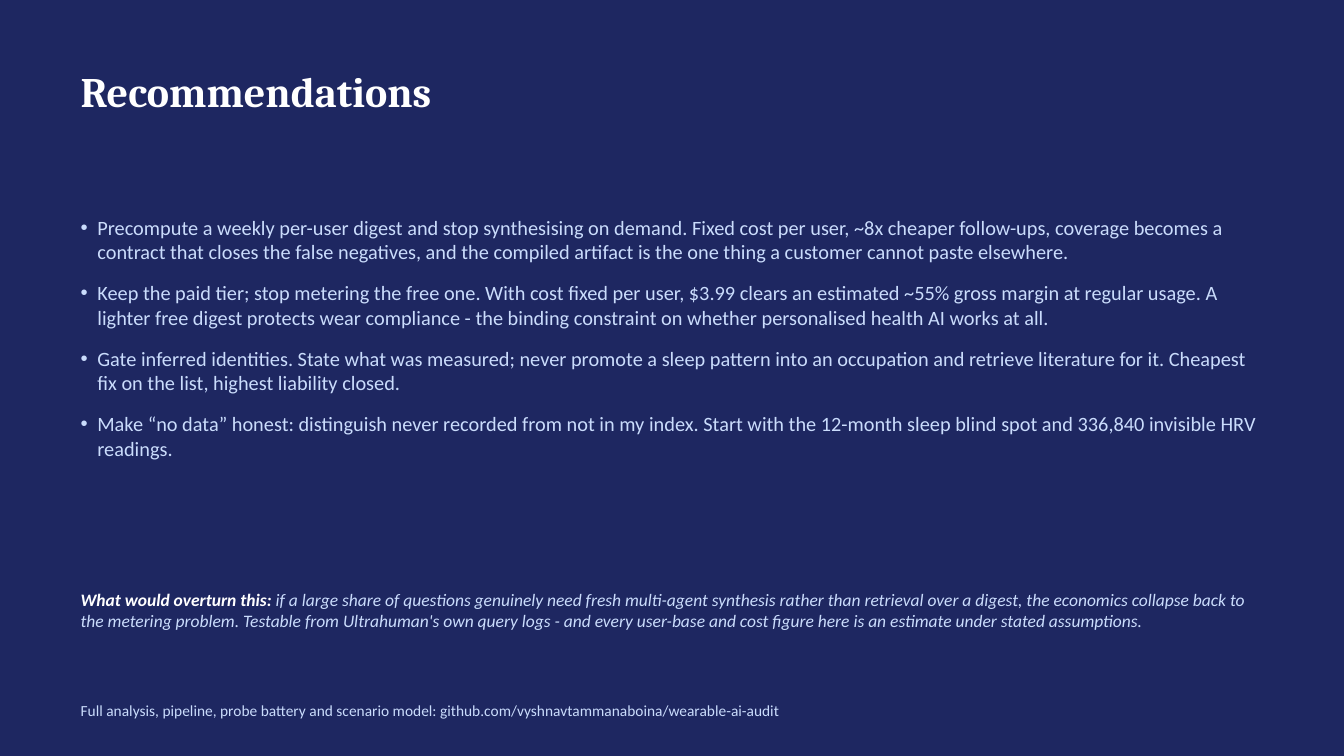
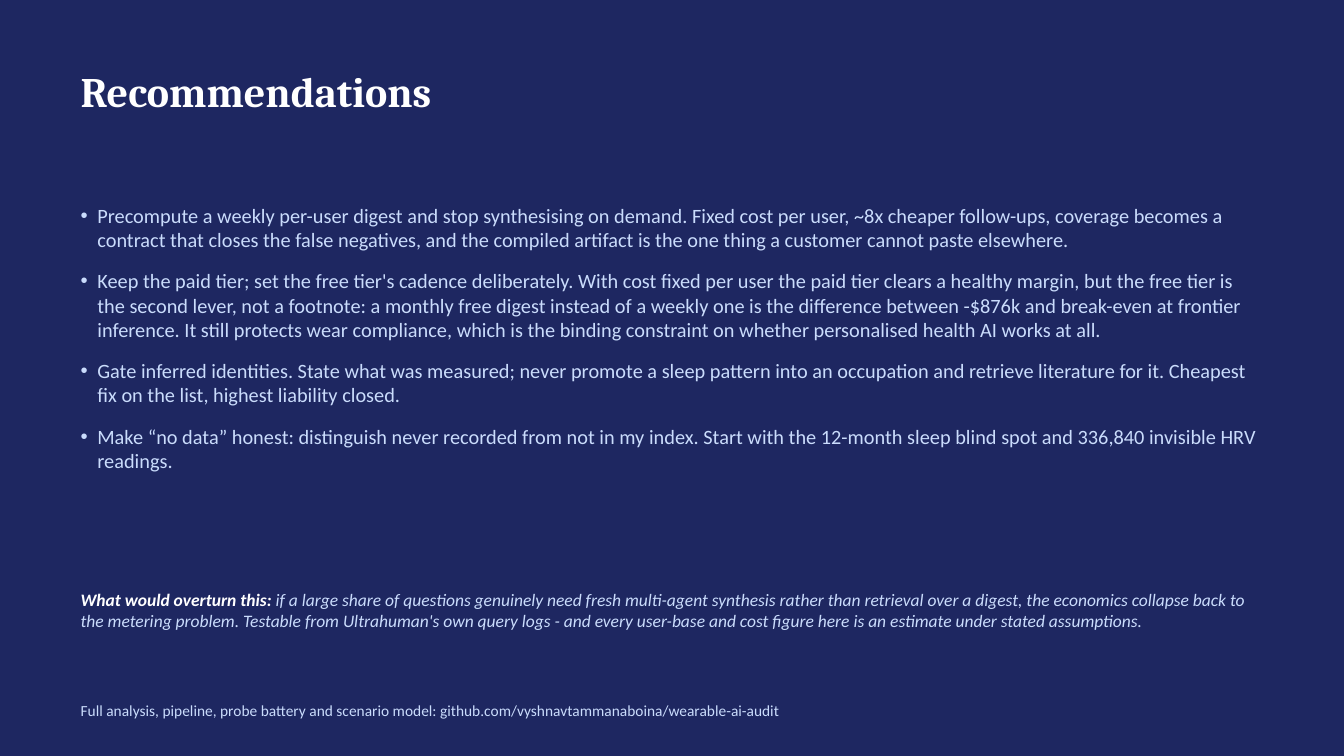
Before and after one commit to vyshnavtammanaboina/wearable-ai-audit, a slide deck: slide 8 of jade-audit-deck.pptx. Drawn at 1344x756 pixels with LibreOffice and Linux fonts; fonts in the diff are those of the drawing. Boxes give left, top, right and bottom in pixels: in the first picture for what was removed or moved away, otherwise in the second. Text is boxed around its words. In the diff, an @@ line names an element or a change of style, - is before the commit and + after.

```diff
--- a/jade-audit-deck.pptx
+++ b/jade-audit-deck.pptx
@@ text at bbox=[97, 274, 1241, 341]: text changed @@
-• Keep the paid tier; stop metering the free one. With cost fixed per user, $3.99 clears an estimated ~55% gross margin at regular usage. A lighter free digest protects wear compliance - the binding constraint on whether personalised health AI works at all.
+• Keep the paid tier; set the free tier's cadence deliberately. With cost fixed per user the paid tier clears a healthy margin, but the free tier is the second lever, not a footnote: a monthly free digest instead of a weekly one is the difference between -$876k and break-even at frontier inference. It still protects wear compliance, which is the binding constraint on whether personalised health AI works at all.
```
Also in this commit, not shown: 2 other slides changed.
